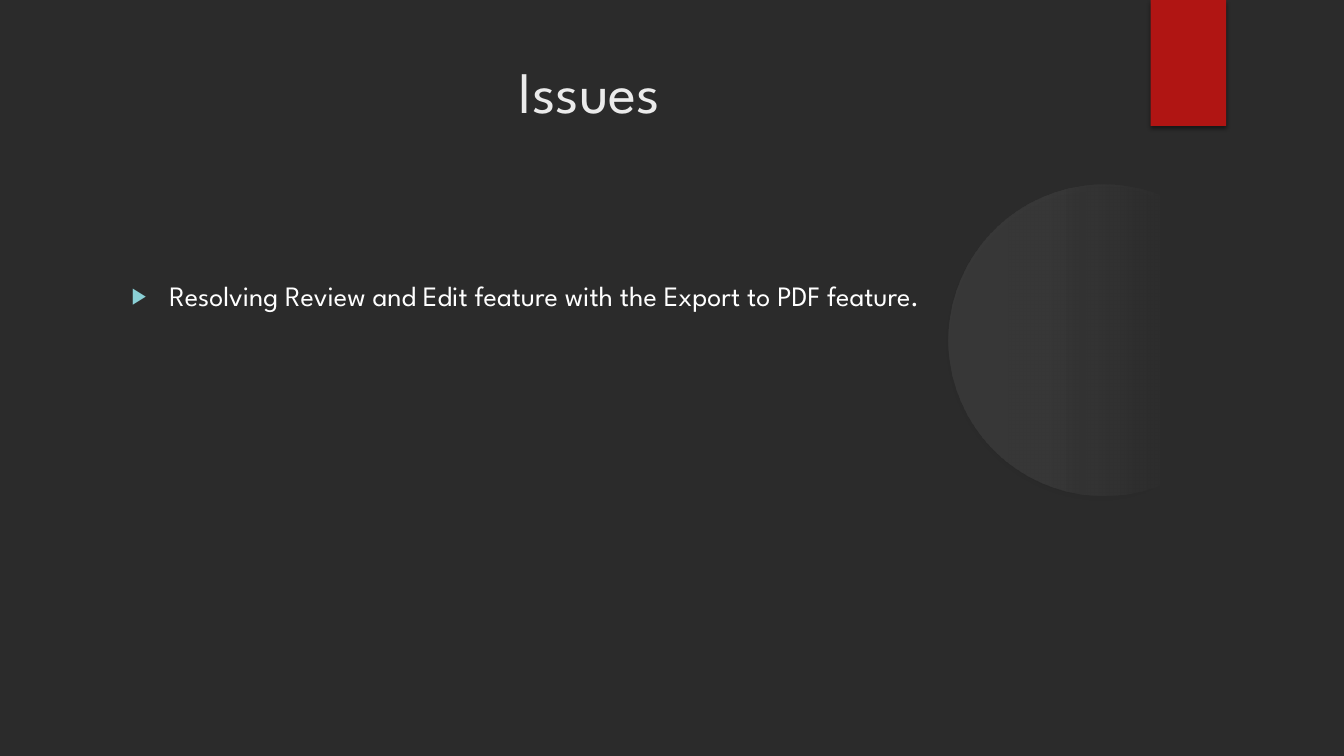
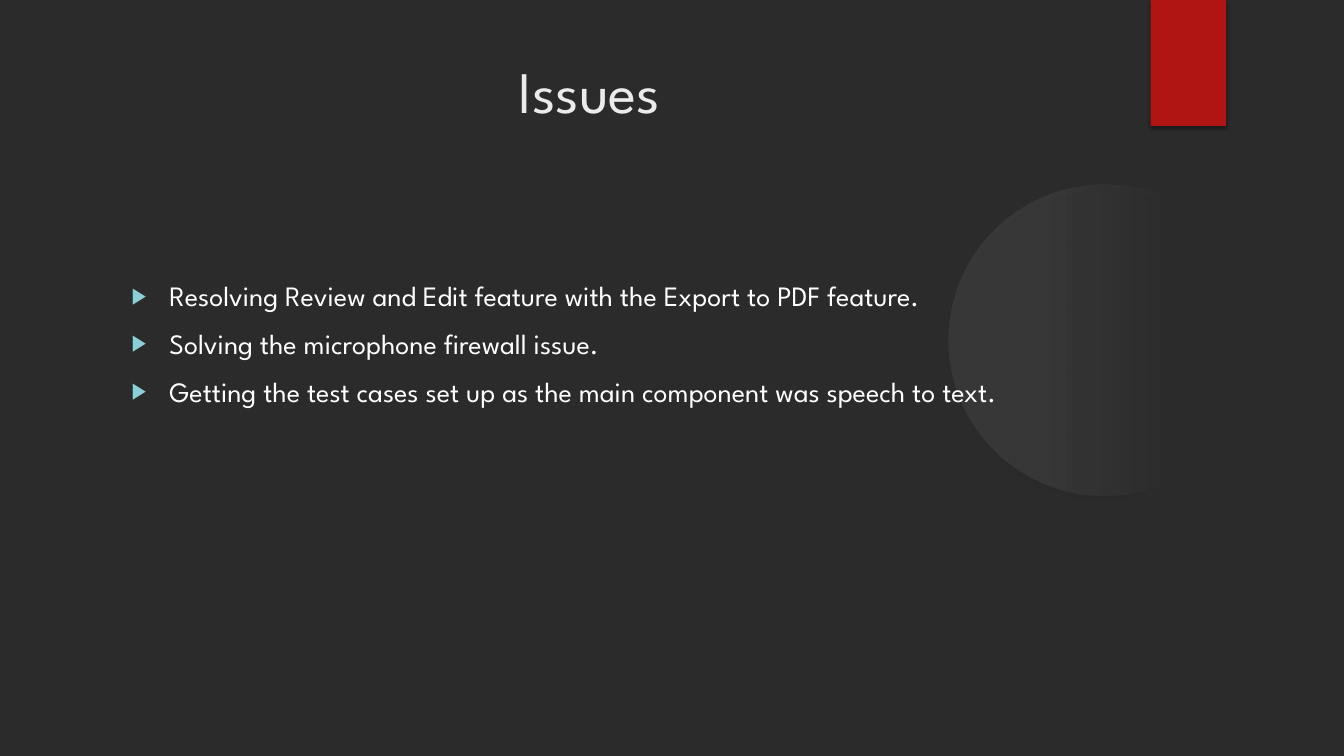
Before and after one commit to eurashin/CS498-Group8, a slide deck: slide 17 of CS498-Group8.pptx. Drawn at 1344x756 pixels with LibreOffice and Linux fonts; fonts in the diff are those of the drawing; background and template pictures are left out; a plain dark background stands for a picture behind light text. Boxes give left, top, right and bottom in pixels: in the first picture for what was removed or moved away, otherwise in the second. Text is boxed around its words. In the diff, an @@ line names an element or a change of style, - is before the commit and + after.

```diff
--- a/CS498-Group8.pptx
+++ b/CS498-Group8.pptx
@@ text at box(169, 334, 996, 408): paragraphs added @@
+▶ Solving the microphone firewall issue.
+▶ Getting the test cases set up as the main component was speech to text.
```
Also in this commit, not shown: 1 other slide changed, 2 other files.
